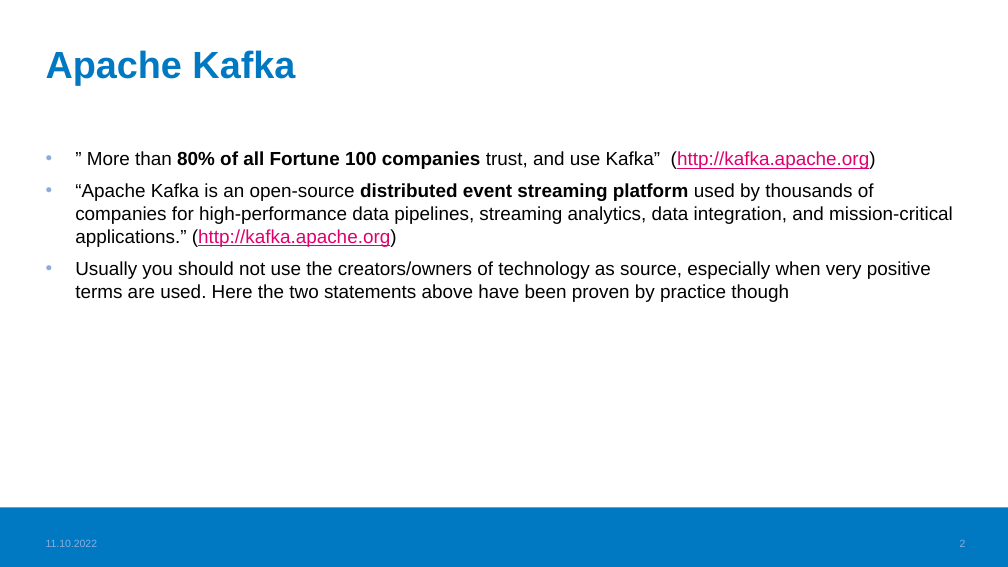
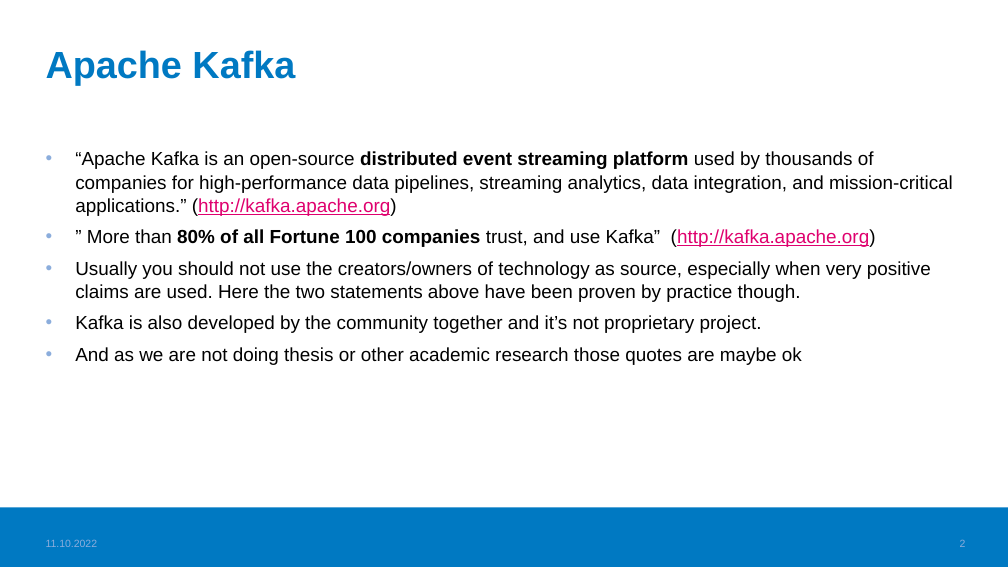
Before and after one commit to haagahelia/ohke-teknologiat, a slide deck: slide 2 of 06_ohjelmistoarkkitehtuurit_ja_patternit/ApacheKafka_DistributedEventStreamOrBroker.pptx. Drawn at 1008x567 pixels with LibreOffice and Linux fonts; fonts in the diff are those of the drawing; background and template pictures are left out. Boxes give left, top, right and bottom in pixels: in the first picture for what was removed or moved away, otherwise in the second. Text is boxed around its words. In the diff, an @@ line names an element or a change of style, - is before the commit and + after.

```diff
--- a/06_ohjelmistoarkkitehtuurit_ja_patternit/ApacheKafka_DistributedEventStreamOrBroker.pptx
+++ b/06_ohjelmistoarkkitehtuurit_ja_patternit/ApacheKafka_DistributedEventStreamOrBroker.pptx
@@ text at box(75, 151, 953, 216): paragraph added @@
+• “Apache Kafka is an open-source distributed event streaming platform used by thousands of companies for high-performance data pipelines, streaming analytics, data integration, and mission-critical applications.” (http://kafka.apache.org)
@@ text at box(75, 261, 931, 365): text changed @@
-• “Apache Kafka is an open-source distributed event streaming platform used by thousands of companies for high-performance data pipelines, streaming analytics, data integration, and mission-critical applications.” (http://kafka.apache.org)
-• Usually you should not use the creators/owners of technology as source, especially when very positive terms are used. Here the two statements above have been proven by practice though
+• Usually you should not use the creators/owners of technology as source, especially when very positive claims are used. Here the two statements above have been proven by practice though.
+• Kafka is also developed by the community together and it’s not proprietary project.
+• And as we are not doing thesis or other academic research those quotes are maybe ok
```
Also in this commit, not shown: 4 other slides changed, 1 slide added, 3 other files.
